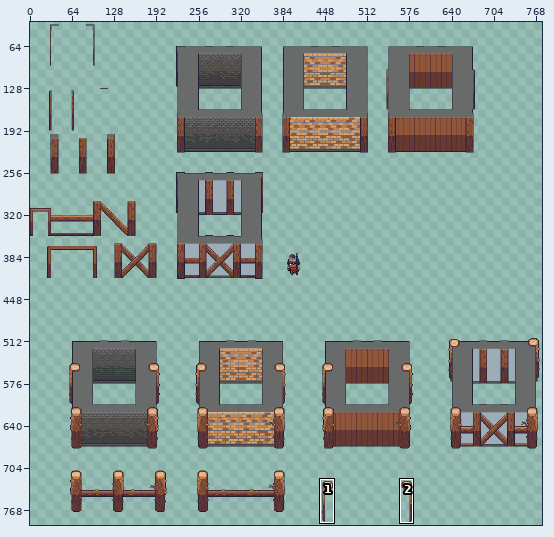
File history of a pixel-art file, objects/WIP/DZ/wall_trim_wood_rustic.aseprite. The first picture is a wide view before the edit; the outline marks the close-up.
Close-up. First the earlier version:
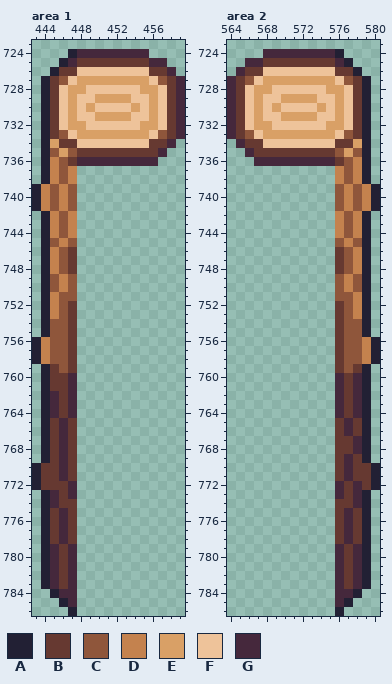
800x896 pixels, 1 frame. Shown: area 1: x 443..459, y 723..786; area 2: x 564..580, y 723..786. The wide view leaves out empty margins.
Palette (. is transparent): A #222034  B #663931  C #8f563b  D #c4824e  E #d9a066  F #eec39a  G #45283c
Pixels before, area 1, first column x 443:
724 ....AGGGGGGGG....
725 ...AGBBBBBBBBGG..
726 ..ABBFFFFFFFFBBG.
727 .ABCFEEEEEEEEFCBG
728 .ABFEEFFFFFFEEFBG
729 .ABFEFFEEEEFFEFBG
730 .ABFEFEFFFFEFEFBG
731 .ABFEFFEEEEFFEFBG
732 .ABFEEFFFFFFEEFBG
733 .ABCFEEEEEEEEFCBG
734 .AEBBFFFFFFFFBBG.
735 .ACECBBBBBBBBBG..
736 .ADCBGGGGGGGGG...
737 .ADCD............
738 .ADCD............
739 ADCDC............
740 ADCDC............
741 ADCDC............
742 .ADCD............
743 .ADCD............
744 .ADCD............
745 .ACDC............
746 .ADCB............
747 .ADCB............
748 .ADCB............
749 .ACDC............
750 .ACDC............
751 .ADCC............
752 .ADCB............
753 .ADCB............
754 .ACCB............
755 .ACCB............
756 ADCCB............
757 ADCCB............
758 ADCCB............
759 .ABCB............
760 .ABBG............
761 .ABBG............
762 .AGBG............
763 .AGBG............
764 .AGBG............
765 .ABGB............
766 .ABGB............
767 .ABGB............
768 .ABGB............
769 .ABGB............
770 ABBGB............
771 ABBGB............
772 ABBBG............
773 .AGBG............
774 .AGBB............
775 .ABGB............
776 .ABGB............
777 .ABGB............
778 .ABGB............
779 .AGBG............
780 .AGBG............
781 .AGBG............
782 .AGBG............
783 .AGBG............
784 ..AGG............
785 ...AG............
786 ....A............
Pixels before, area 2, first column x 564:
724 ....GGGGGGGGA....
725 ..GGBBBBBBBBGA...
726 .GBBFFFFFFFFBBA..
727 GBCFEEEEEEEEFCBA.
728 GBFEEFFFFFFEEFBA.
729 GBFEFFEEEEFFEFBA.
730 GBFEFEFFFFEFEFBA.
731 GBFEFFEEEEFFEFBA.
732 GBFEEFFFFFFEEFBA.
733 GBCFEEEEEEEEFCBA.
734 .GBBFFFFFFFFBBEA.
735 ..GBBBBBBBBBCECA.
736 ...GGGGGGGGGBCDA.
737 ............DCDA.
738 ............DCDA.
739 ............CDCDA
740 ............CDCDA
741 ............CDCDA
742 ............DCDA.
743 ............DCDA.
744 ............DCDA.
745 ............CDCA.
746 ............BCDA.
747 ............BCDA.
748 ............BCDA.
749 ............CDCA.
750 ............CDCA.
751 ............CCDA.
752 ............BCDA.
753 ............BCDA.
754 ............BCCA.
755 ............BCCA.
756 ............BCCDA
757 ............BCCDA
758 ............BCCDA
759 ............BCBA.
760 ............GBGA.
761 ............GBGA.
762 ............GBGA.
763 ............GBGA.
764 ............GBGA.
765 ............BGBA.
766 ............BGBA.
767 ............BBGA.
768 ............BBGA.
769 ............BGBA.
770 ............BGBBA
771 ............BGBBA
772 ............GBGBA
773 ............GBGA.
774 ............BBGA.
775 ............BGBA.
776 ............BGBA.
777 ............BGBA.
778 ............BGBA.
779 ............GBGA.
780 ............GBGA.
781 ............GBGA.
782 ............GBGA.
783 ............GBGA.
784 ............GGA..
785 ............GA...
786 ............A....
After the commit:
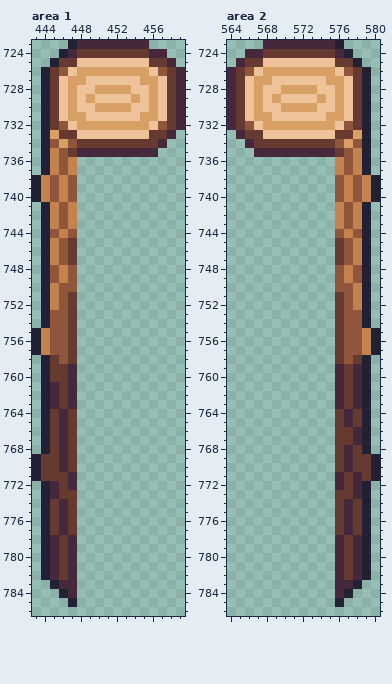
Edits made:
Area 1:
y 723: x 447..455 ......... -> AGGGGGGGG
y 724: x 446..457 .AGGGGGGGG.. -> AGBBBBBBBBGG
y 725: x 445..458 .AGBBBBBBBBGG. -> ABBFFFFFFFFBBG
y 726: x 444..459 .ABBFFFFFFFFBBG. -> ABCFEEEEEEEEFCBG
y 727: x 446..447 CF -> FE; x 449..454 EEEEEE -> FFFFFF; x 456..457 FC -> EF
y 728: x 448 E -> F; x 450..453 FFFF -> EEEE; x 455 E -> F
y 729: x 449..454 FEEEEF -> EFFFFE
y 730: x 449..454 EFFFFE -> FEEEEF
y 731: x 448 F -> E; x 450..453 EEEE -> FFFF; x 455 F -> E
y 732: x 446..447 FE -> CF; x 449..454 FFFFFF -> EEEEEE; x 456..457 EF -> FC
y 733: x 445..459 BCFEEEEEEEEFCBG -> EBBFFFFFFFFBBG.
y 734: x 445..455 EBBFFFFFFFF -> CECBBBBBBBB; x 457..458 BG -> G.
y 735: x 445..457 CECBBBBBBBBBG -> DCBGGGGGGGGG.
y 736: x 447..456 BGGGGGGGGG -> D.........
y 738: x 443..447 .ADCD -> ADCDC
y 741: x 443..447 ADCDC -> .ADCD
y 744: x 445..447 DCD -> CDC
y 745: x 445..447 CDC -> DCB
y 748: x 445..447 DCB -> CDC
y 750: x 445..446 CD -> DC
y 751: x 447 C -> B
y 753: x 445 D -> C
y 755: x 443..444 .A -> AD
y 758: x 443..445 ADC -> .AB
y 759: x 446..447 CB -> BG
y 761: x 445 B -> G
y 764: x 445..447 GBG -> BGB
y 769: x 443..444 .A -> AB
y 771: x 446..447 GB -> BG
y 772: x 443..445 ABB -> .AG
y 773: x 447 G -> B
y 774: x 445..446 GB -> BG
y 778: x 445..447 BGB -> GBG
y 783: x 444..446 AGB -> .AG
y 784: x 445..446 AG -> .A
y 785: x 446..447 AG -> .A
y 786: x 447 A -> .
Area 2:
y 723: x 568..576 ......... -> GGGGGGGGA
y 724: x 566..577 ..GGGGGGGGA. -> GGBBBBBBBBGA
y 725: x 565..578 .GGBBBBBBBBGA. -> GBBFFFFFFFFBBA
y 726: x 564..579 .GBBFFFFFFFFBBA. -> GBCFEEEEEEEEFCBA
y 727: x 566..567 CF -> FE; x 569..574 EEEEEE -> FFFFFF; x 576..577 FC -> EF
y 728: x 568 E -> F; x 570..573 FFFF -> EEEE; x 575 E -> F
y 729: x 569..574 FEEEEF -> EFFFFE
y 730: x 569..574 EFFFFE -> FEEEEF
y 731: x 568 F -> E; x 570..573 EEEE -> FFFF; x 575 F -> E
y 732: x 566..567 FE -> CF; x 569..574 FFFFFF -> EEEEEE; x 576..577 EF -> FC
y 733: x 564..578 GBCFEEEEEEEEFCB -> .GBBFFFFFFFFBBE
y 734: x 565..566 GB -> .G; x 568..578 FFFFFFFFBBE -> BBBBBBBBCEC
y 735: x 566..578 GBBBBBBBBBCEC -> .GGGGGGGGGBCD
y 736: x 567..576 GGGGGGGGGB -> .........D
y 738: x 576..580 DCDA. -> CDCDA
y 741: x 576..580 CDCDA -> DCDA.
y 744: x 576..578 DCD -> CDC
y 745: x 576..578 CDC -> BCD
y 748: x 576..578 BCD -> CDC
y 750: x 577..578 DC -> CD
y 751: x 576 C -> B
y 753: x 578 D -> C
y 755: x 579..580 A. -> DA
y 758: x 578..580 CDA -> BA.
y 759: x 576..578 BCB -> GBG
y 764: x 576..578 GBG -> BGB
y 766: x 577..578 GB -> BG
y 768: x 577..578 BG -> GB
y 769: x 579..580 A. -> BA
y 771: x 576..578 BGB -> GBG
y 772: x 579..580 BA -> A.
y 773: x 576 G -> B
y 774: x 577..578 BG -> GB
y 778: x 576..578 BGB -> GBG
y 783: x 577..579 BGA -> GA.
y 784: x 577..578 GA -> A.
y 785: x 576..577 GA -> A.
y 786: x 576 A -> .
Changed places in both close-ups, as pixel boxes (x1, y1, x2, y2):
changed: (32, 40, 185, 418)
changed: (32, 454, 77, 544)
changed: (41, 580, 77, 616)
changed: (227, 40, 380, 544)
changed: (335, 580, 371, 616)
